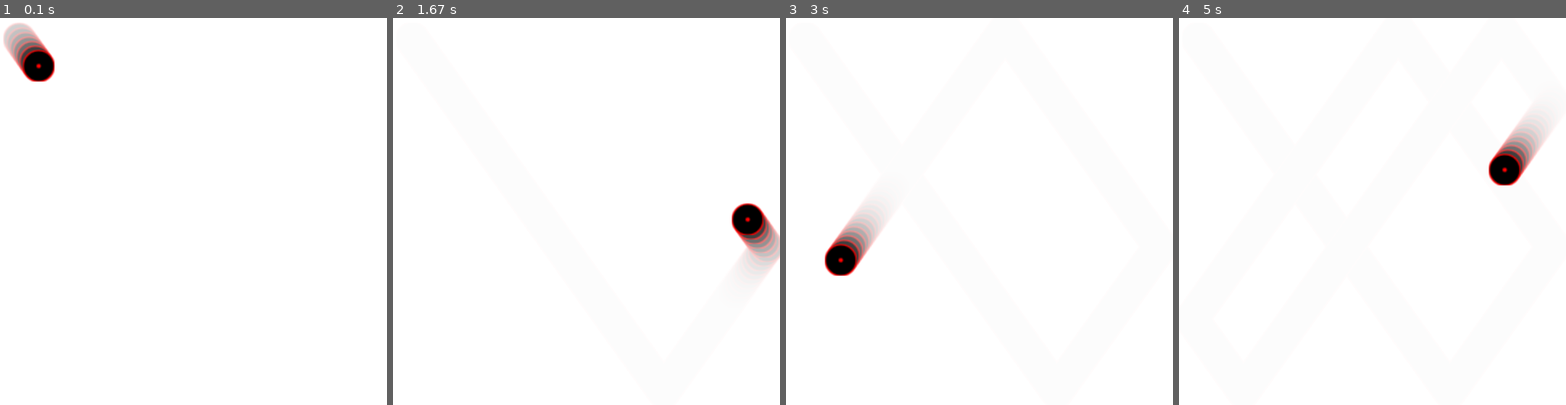
Above: before the commit, frames 1-4 (left to right).
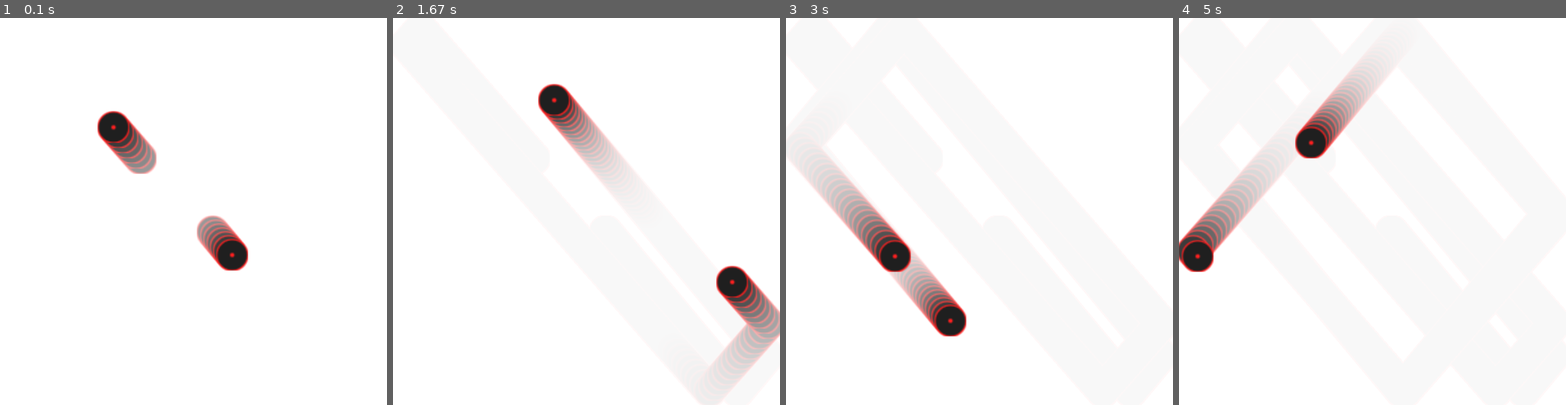
Above: after the commit, the same moments.

Repository: EmeraldHaze/Pygames
Game: pygame game, started from bounce.py
The game is run twice, just before and just after one commit, with the same random seed, the same clock (stepped at 60 frames per second) and the same inputs. The source is Python 2; it was converted automatically to run under Python 3.
Inputs:
- Up to frame 1 (0.1 s): no input
- Up to frame 2 (1.67 s): no input
- Up to frame 3 (3 s): no input
- Up to frame 4 (5 s): no input

The runs differ from the first frame. In frame 1, 4.1% of the frame differs, in the area x 0-65%, y 1-66%; in frame 2, 7.1%, in the area x 37-100%, y 17-95%; in frame 3, 5.9%; in frame 4, 6.9%.

Commit message:
Ball objects and several balls

Diff:
--- a/bounce.py
+++ b/bounce.py
@@ -1,37 +1,55 @@
 import pygame, sys
 
 pygame.init()
+c = pygame.time.Clock()
 
+white = 255, 255, 255
 size = h, w = [600, 600]
+
 speed = [5, 7]
 fric = 0.9
 
-white = 255, 255, 255
-
 blank = pygame.Surface(size)
 blank.fill(white)
-blank.set_alpha(64)
+blank.set_alpha(32)
 
 screen = pygame.display.set_mode(size)
 
-c = pygame.time.Clock()
+class Ball(pygame.sprite.Sprite):
+    def __init__(self,  name, x = 300, y = 300, xspeed = 5, yspeed = 6):
+        self.rect = ballpic.get_rect()
+        self.rect.move_ip((x, y))
+        self.speed =[xspeed, yspeed]
+        self.name = name
 
-ball = pygame.image.load("ball.png").convert_alpha()
-ballr = ball.get_rect()
+    def boarders(self):
+        if self.rect.top < 0 or self.rect.bottom > h:
+            self.speed[1] *= -1
+        if self.rect.left < 0 or self.rect.right > w:
+            self.speed[0] *= -1
+
+    def move(self):
+        self.rect.move_ip(self.speed)
+        print self, "moved"
+
+    def __str__(self):
+        return "<" + self.name + ">"
+
+ballpic = pygame.image.load("ball.png").convert_alpha()
+
+balls = [Ball('ball1', 200, 200, -7, -8), Ball("ball2")]
 
 screen.fill(white)
 
-print "running, rect:", ballr
 
 while 1:
-    ballr = ballr.move(speed)
-    if ballr.top < 0 or ballr.bottom > h:
-        speed[1] *= -1
-    if ballr.left < 0 or ballr.right > w:
-        speed[0] *= -1
+    for ball in balls:
+        print "Working on", ball
+        ball.move()
+        ball.boarders()
+        screen.blit(ballpic, ball.rect)
 
     screen.blit(blank, blank.get_rect())
-    screen.blit(ball, ballr)
     pygame.display.flip()
     c.tick(70)
     #print "FPS:",c.get_fps()
